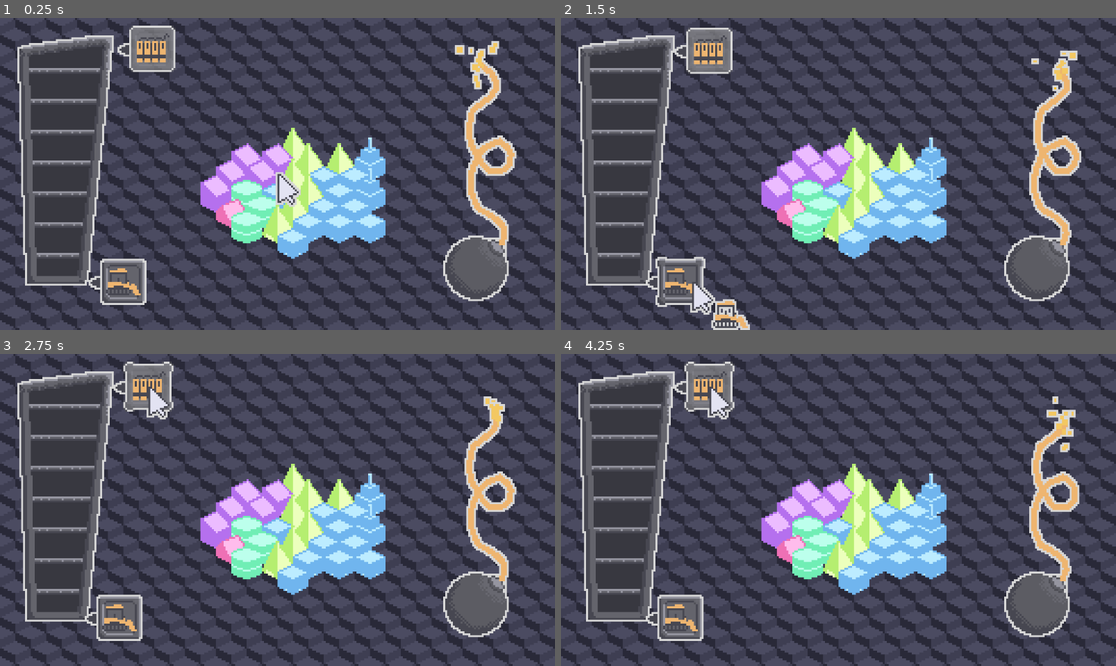
Above: before the commit, frames 1-4 (two rows, left to right).
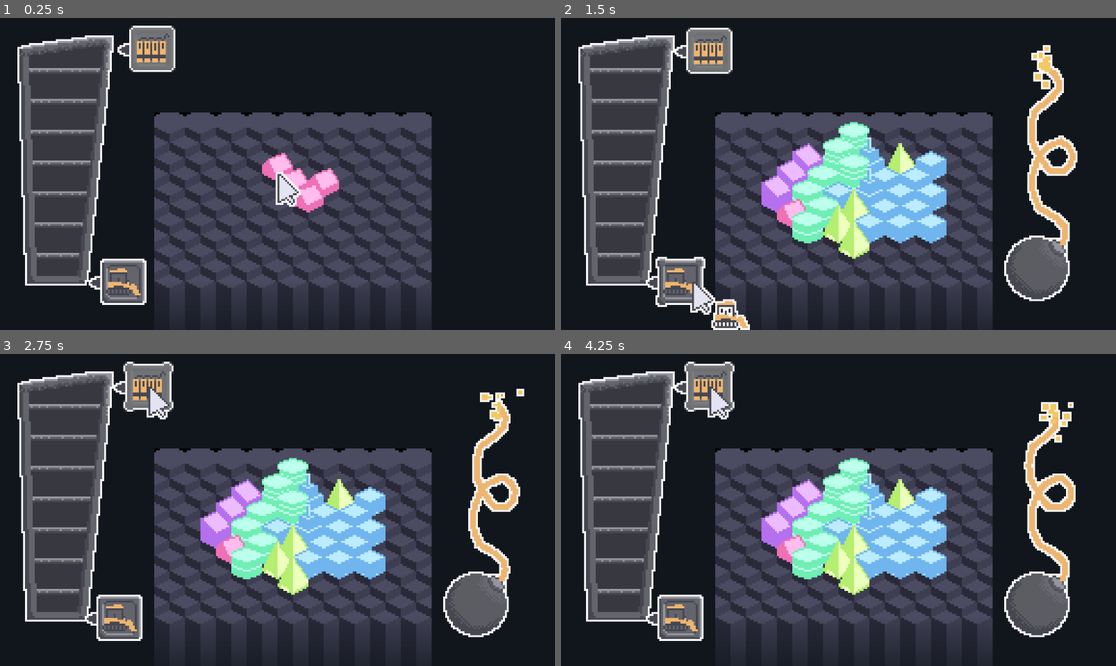
Above: after the commit, the same moments.

Repository: mudziok/destruction
Game: Godot game, scene res://main.tscn
The game is run twice, just before and just after one commit, with the same random seed, the same clock (stepped at 60 frames per second) and the same inputs.
Inputs (mouse positions are in pixels of both pictures, inside the frame that each line leads up to):
- Up to frame 1 (0.25 s): no input
- Up to frame 2 (1.5 s): click (710, 49) at 0.5 s; click (694, 283) at 1.25 s
- Up to frame 3 (2.75 s): click (149, 385) at 2 s
- Up to frame 4 (4.25 s): click (694, 619) at 2.75 s; click (710, 385) at 3.5 s

The runs differ from the first frame. In frame 1, 66% of the frame differs, in the area x 0-100%, y 0-100%; in frame 2, 57%; in frame 3, 57%; in frame 4, 58%.

Commit message:
feat: bg grow

Diff:
--- /dev/null
+++ b/bg.gdshader
@@ -0,0 +1,6 @@
+shader_type canvas_item;
+
+void fragment() {
+	vec4 col = texture(TEXTURE, UV.xy);
+	COLOR = vec4(col.rgb, (1.0 - UV.y) * 2.0);
+}
--- a/game.tscn
+++ b/game.tscn
@@ -1,11 +1,15 @@
-[gd_scene load_steps=9 format=3 uid="uid://ddr44wetit1rm"]
+[gd_scene load_steps=11 format=3 uid="uid://ddr44wetit1rm"]
 
 [ext_resource type="Script" path="res://round_manager.gd" id="1_0s2bx"]
 [ext_resource type="Texture2D" uid="uid://daveui1y4amdc" path="res://sprites/houses_dark_windows.png" id="1_4q1uc"]
-[ext_resource type="Texture2D" uid="uid://dyfqgrwhn3wdp" path="res://sprites/bg.png" id="1_nvdk8"]
 [ext_resource type="Script" path="res://game.gd" id="1_vxhlw"]
 [ext_resource type="Script" path="res://tile_map_layer.gd" id="2_6rhak"]
+[ext_resource type="Shader" path="res://bg.gdshader" id="2_nse46"]
+[ext_resource type="Texture2D" uid="uid://5l2u8s7bjrob" path="res://sprites/bg_nine.png" id="3_7jesj"]
 [ext_resource type="Script" path="res://gimball.gd" id="4_drhe8"]
+
+[sub_resource type="ShaderMaterial" id="ShaderMaterial_d38ur"]
+shader = ExtResource("2_nse46")
 
 [sub_resource type="TileSetAtlasSource" id="TileSetAtlasSource_hkfhx"]
 texture = ExtResource("1_4q1uc")
@@ -29,20 +33,25 @@
 [node name="Game" type="Node2D"]
 script = ExtResource("1_vxhlw")
 
-[node name="TextureRect" type="TextureRect" parent="."]
-texture_filter = 1
-offset_left = -144.0
-offset_top = -96.0
-offset_right = 201.0
-offset_bottom = 130.0
-texture = ExtResource("1_nvdk8")
-stretch_mode = 1
-
-[node name="RoundManager" type="Node" parent="."]
+[node name="RoundManager" type="Node2D" parent="."]
 script = ExtResource("1_0s2bx")
 
 [node name="RoundTimer" type="Timer" parent="RoundManager"]
 wait_time = 60.0
+
+[node name="NinePatchRect" type="NinePatchRect" parent="RoundManager"]
+texture_filter = 1
+material = SubResource("ShaderMaterial_d38ur")
+offset_left = -64.0
+offset_top = -32.0
+offset_right = 80.0
+offset_bottom = 96.0
+texture = ExtResource("3_7jesj")
+region_rect = Rect2(0, 0, 48, 80)
+patch_margin_top = 16
+patch_margin_bottom = 48
+axis_stretch_horizontal = 1
+axis_stretch_vertical = 2
 
 [node name="Map" type="TileMapLayer" parent="."]
 y_sort_enabled = true
--- a/main.tscn
+++ b/main.tscn
@@ -6,7 +6,7 @@
 
 [sub_resource type="ShaderMaterial" id="ShaderMaterial_8viwh"]
 shader = ExtResource("2_br3mh")
-shader_parameter/outline_color = Color(0.843184, 0.843184, 0.843184, 1)
+shader_parameter/outline_color = Color(0.960351, 0.960351, 0.960351, 1)
 
 [node name="Control" type="Control"]
 layout_mode = 3
--- a/round_manager.gd
+++ b/round_manager.gd
@@ -1,22 +1,35 @@
 extends Node
 
 @onready var timer = $RoundTimer
+@onready var patch = $NinePatchRect
 
 signal start_round(radius: int)
 signal round_won
 
 var current_radius = 3.0
+var destination_position = Vector2(-64.0, -32.0)
+var destination_size = Vector2(144.0, 128.0)
 
 # Called when the node enters the scene tree for the first time.
 func _ready() -> void:
 	request_new_round()
-	pass # Replace with function body.
+
+func _process(delta: float) -> void:
+	patch.position = lerp(patch.position, destination_position, 0.2)
+	patch.size = lerp(patch.size, destination_size, 0.2)
 
 func request_new_round():
+	await get_tree().create_timer(1.0).timeout
 	start_round.emit(current_radius)
 
+var grow = 0
 func _on_map_map_cleared() -> void:
 	round_won.emit()
 	await get_tree().create_timer(3.0).timeout
-	current_radius += 1
+	current_radius += 0.5
+	grow += 1
+	if grow == 4:
+		grow = 0
+		destination_position -= Vector2(16.0, 16.0)
+		destination_size += Vector2(32.0, 32.0)
 	request_new_round()
--- a/tile_map_layer.gd
+++ b/tile_map_layer.gd
@@ -41,6 +41,7 @@
 
 	for i in range(200):
 		grow()
+		await get_tree().process_frame
 
 func _ready() -> void:
 	randomize()
Binary file added: sprites/bg_nine.png
Not shown, added: sprites/bg_nine.png.import
